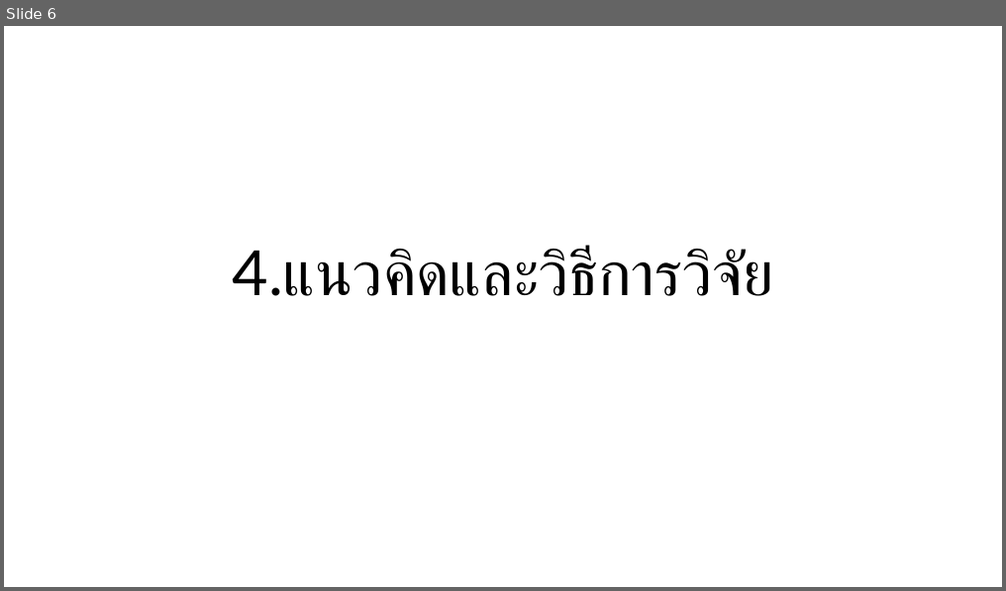
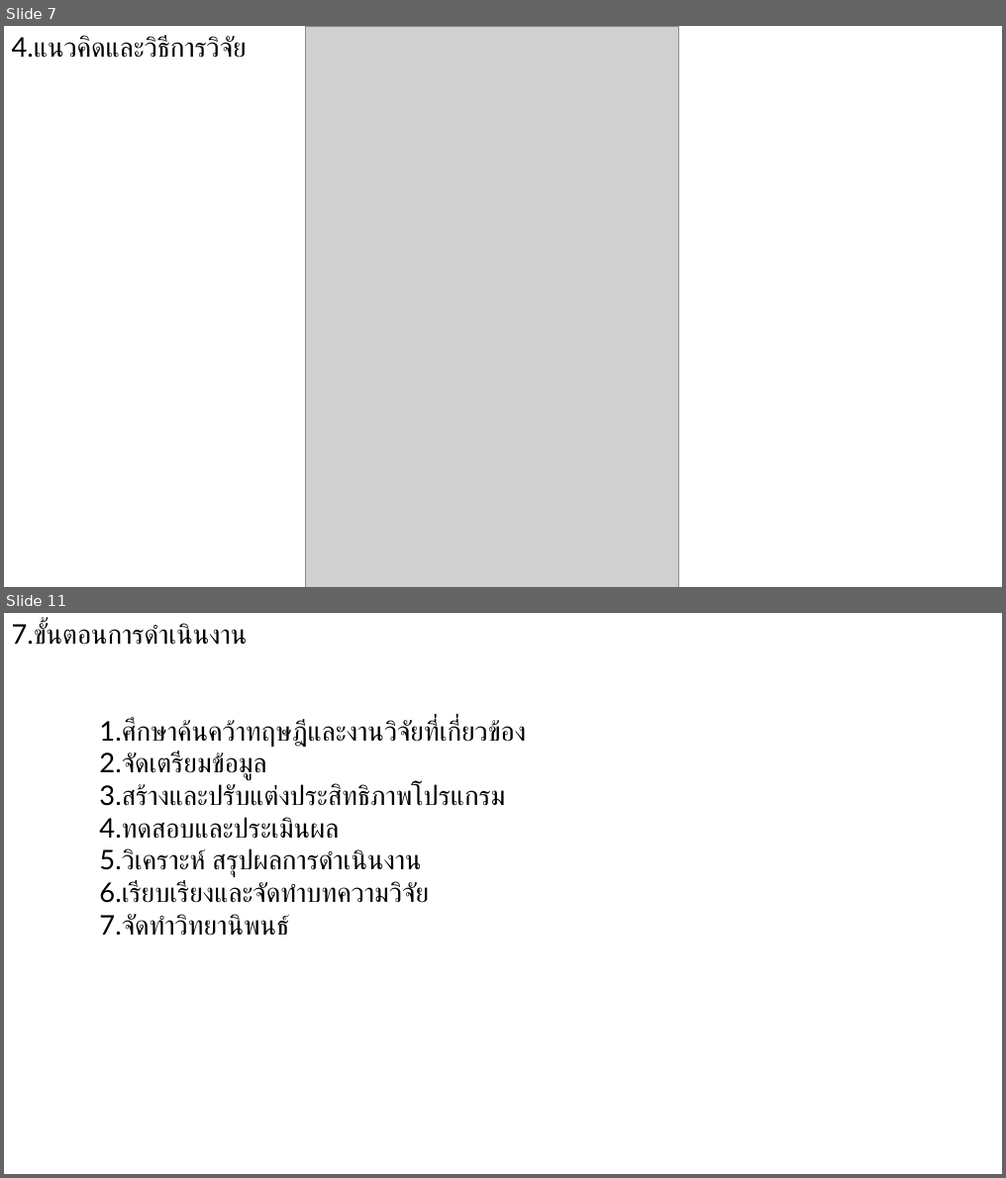
Before and after one commit to nanutnutna/thesis_ef, a slide deck: proposal/Proposal.pptx. Shown one above the other, each under a label of ours: slide 6 before the commit, slides 7 and 11 after it; the slides between them are not shown. The pictures are 1006x591 and 1006x1178 pixels, drawn with LibreOffice and Linux fonts; fonts in the diff are those of the drawing; grey boxes stand for pictures. Boxes give left, top, right and bottom in pixels: in the first picture for what was removed or moved away, otherwise in the second. Text is boxed around its words. In the diff, an @@ line names an element or a change of style, - is before the commit and + after.

```diff
--- a/proposal/Proposal.pptx
+++ b/proposal/Proposal.pptx
@@ slide 11 added at (x1=4, y1=613, x2=1002, y2=1174), background #FFFFFF @@
@@ title added at (x1=12, y1=620, x2=248, y2=645), 26 pt, text #000000 @@
+7.ขั้นตอนการดำเนินงาน
@@ text added at (x1=99, y1=717, x2=526, y2=936), 26 pt, text #000000 @@
+1.ศึกษาค้นคว้าทฤษฎีและงานวิจัยที่เกี่ยวข้อง
+2.จัดเตรียมข้อมูล
+3.สร้างและปรับแต่งประสิทธิภาพโปรแกรม
+4.ทดสอบและประเมินผล
+5.วิเคราะห์ สรุปผลการดำเนินงาน
+6.เรียบเรียงและจัดทำบทความวิจัย
+7.จัดทำวิทยานิพนธ์
@@ what was slide 6 is now slide 7 @@
@@ slide 7 changed as well @@
@@ title "4.แนวคิดและวิธีการวิจัย" moved from (x1=233, y1=245, x2=774, y2=296) to (x1=12, y1=35, x2=247, y2=58) @@
@@ title "4.แนวคิดและวิธีการวิจัย" at (x1=12, y1=35, x2=247, y2=58): size 60 to 26 pt; alignment centre to left @@
@@ picture added at (x1=305, y1=26, x2=678, y2=587) @@
```
Also in this commit, not shown: 8 other slides changed, 2 other slides added, 1 slide removed, 1 other file.
